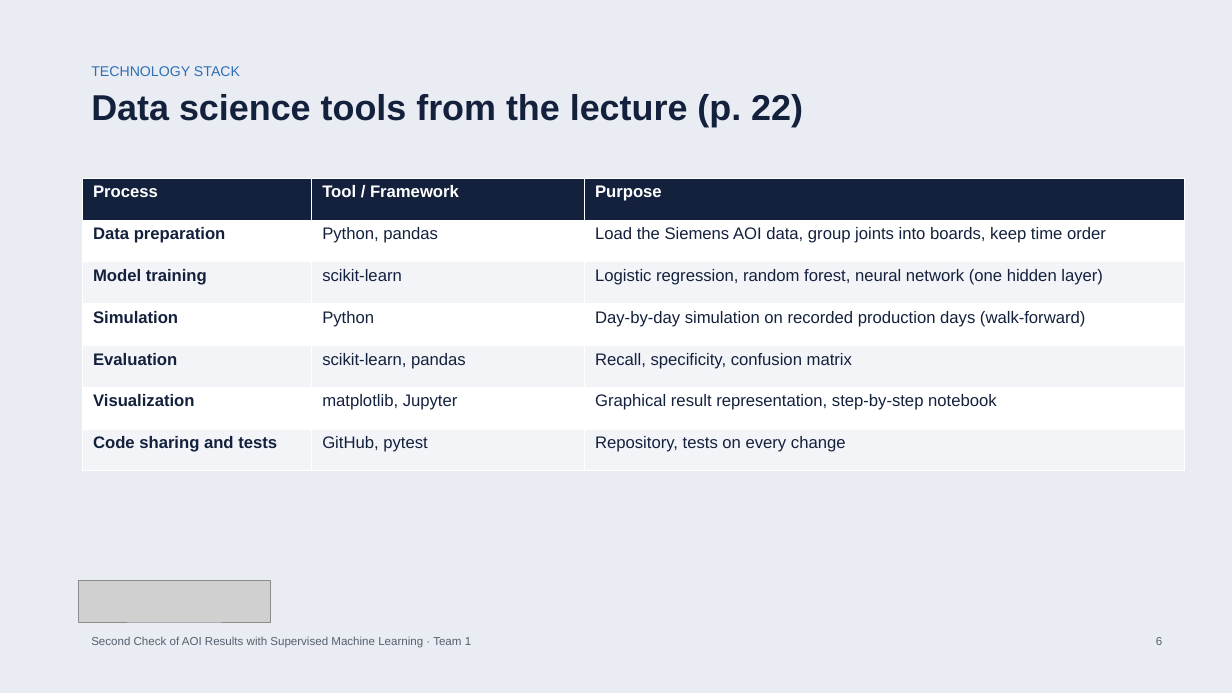
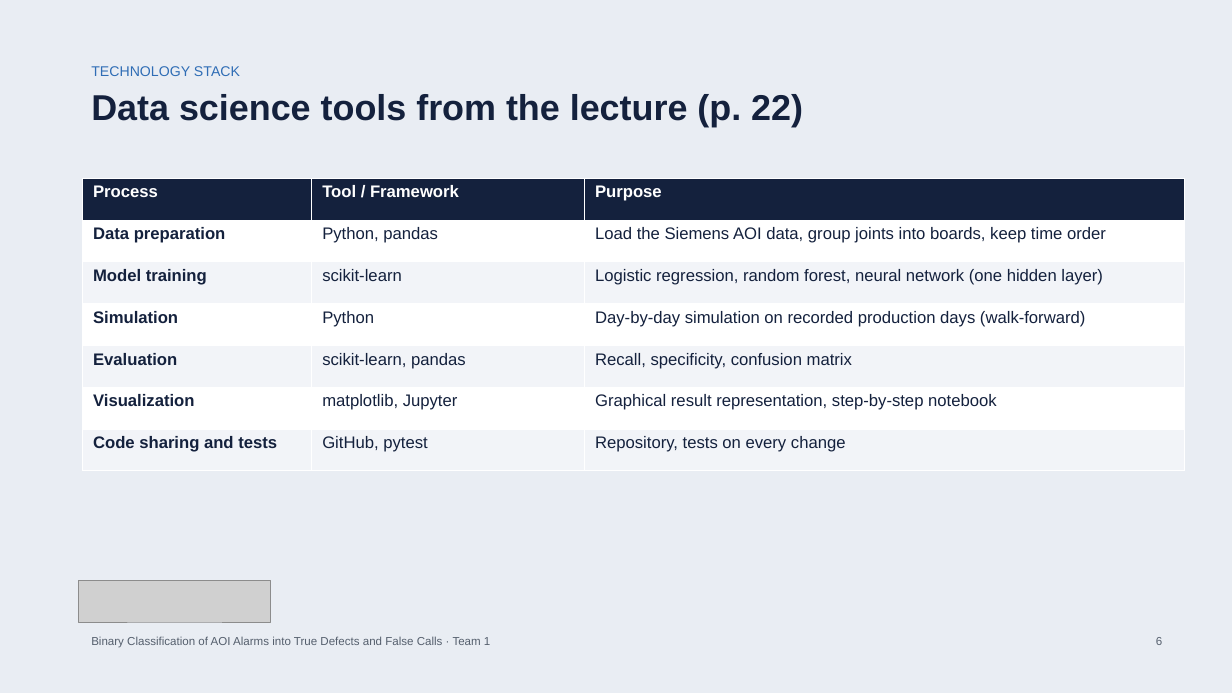
Before and after one commit to bodhi584/aoi-decision-gate, a slide deck: slide 6 of docs/slides_revised_topic.pptx. Drawn at 1232x693 pixels with LibreOffice and Linux fonts; fonts in the diff are those of the drawing; grey boxes stand for pictures. Boxes give left, top, right and bottom in pixels: in the first picture for what was removed or moved away, otherwise in the second. Text is boxed around its words. In the diff, an @@ line names an element or a change of style, - is before the commit and + after.

Commit message:
Title: Binary Classification of AOI Alarms into True Defects and False Calls

```diff
--- a/docs/slides_revised_topic.pptx
+++ b/docs/slides_revised_topic.pptx
@@ text at (91,636,490,648): text changed @@
-Second Check of AOI Results with Supervised Machine Learning · Team 1
+Binary Classification of AOI Alarms into True Defects and False Calls · Team 1
```
Also in this commit, not shown: 14 other slides changed, 5 other files.
